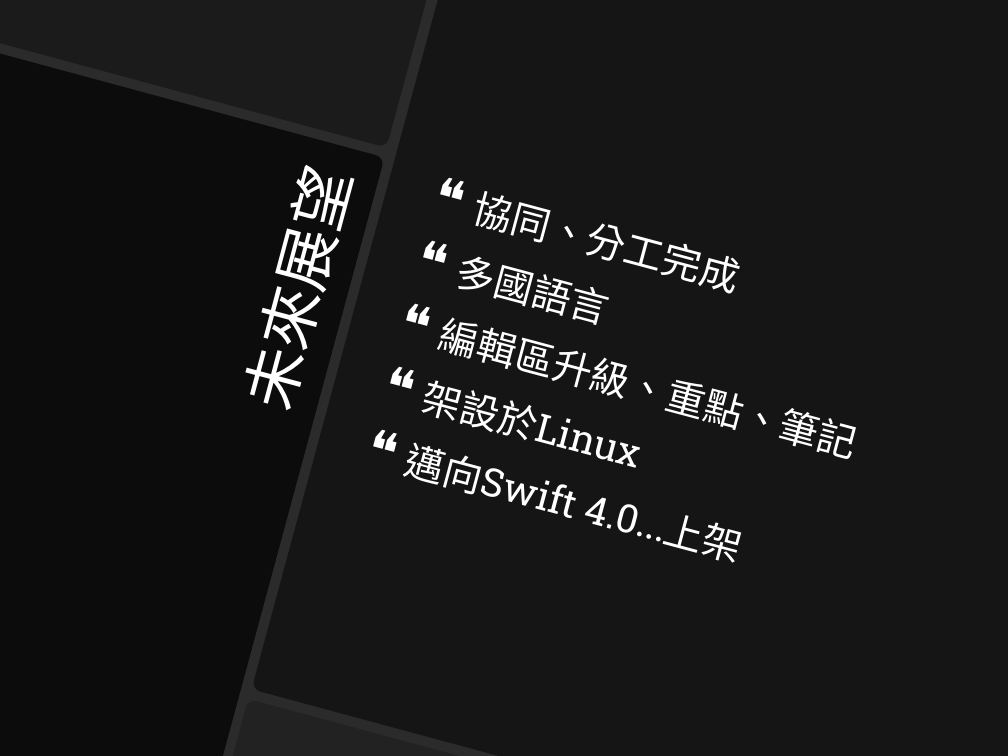
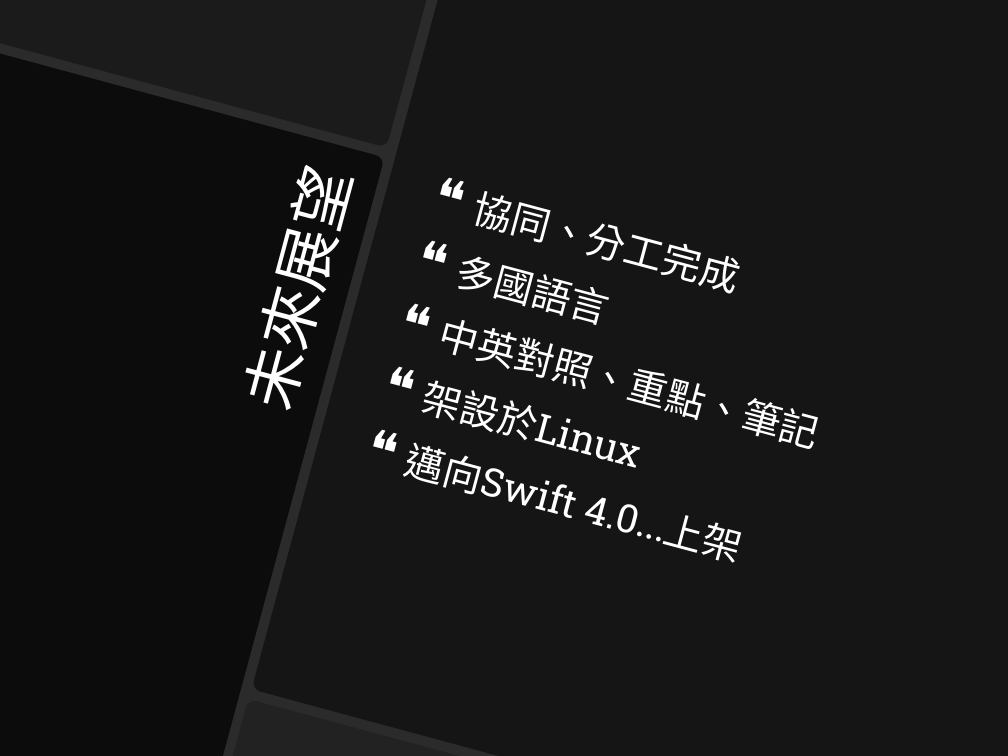
Before and after one commit to hyuntaiking/SmallTopic, a slide deck: slide 8 of 05.王献泰.ppt. Drawn at 1008x756 pixels with LibreOffice and Linux fonts; fonts in the diff are those of the drawing; background and template pictures are left out; a plain dark background stands for a picture behind light text. Boxes give left, top, right and bottom in pixels: in the first picture for what was removed or moved away, otherwise in the second. Text is boxed around its words. In the diff, an @@ line names an element or a change of style, - is before the commit and + after.

```diff
--- a/05.王献泰.ppt
+++ b/05.王献泰.ppt
@@ text at (x1=437, y1=309, x2=815, y2=449): text changed @@
-❝ 編輯區升級、重點、筆記
+❝ 中英對照、重點、筆記
```
Also in this commit, not shown: 5 other files.
